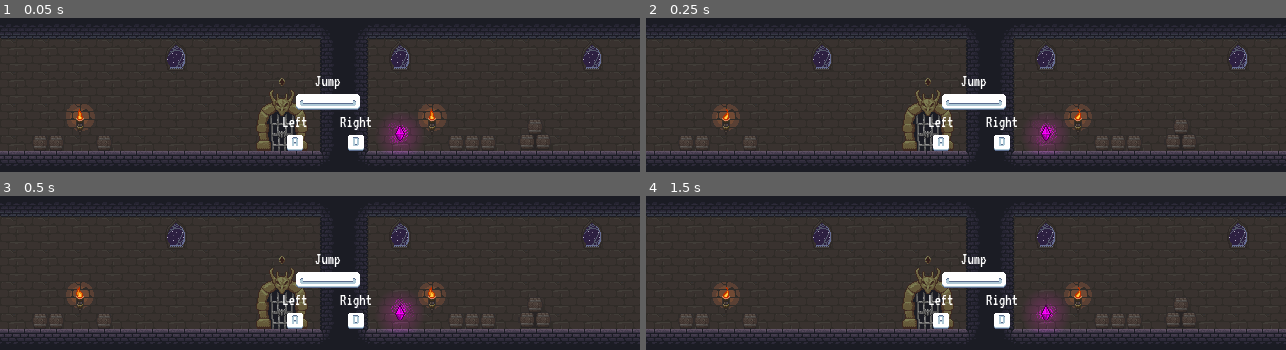
Above: before the commit, frames 1-4 (two rows, left to right).
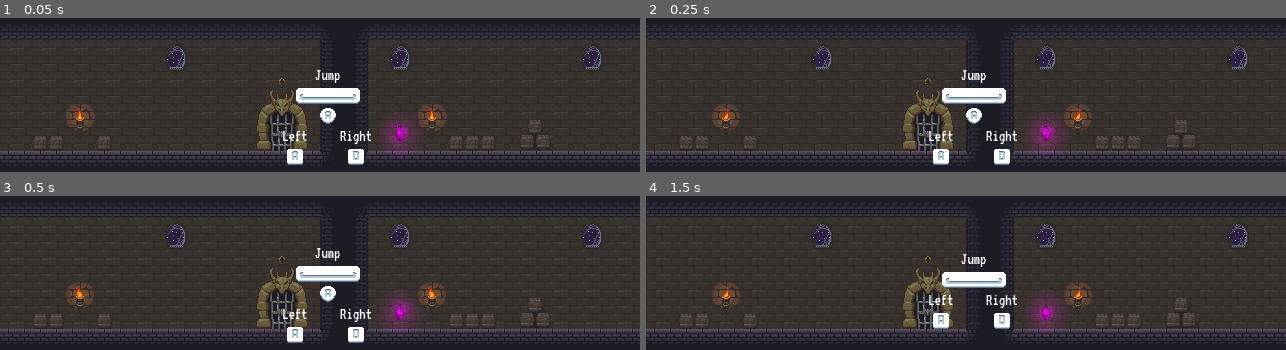
Above: after the commit, the same moments.

Repository: MatthewBL/Gates-and-Gems
Game: Godot game, scene res://scenes/levels/level_2.tscn
The game is run twice, just before and just after one commit, with the same random seed, the same clock (stepped at 60 frames per second) and the same inputs. This scene is started directly instead of the project's main scene.
Inputs:
- Up to frame 1 (0.05 s): no input
- Up to frame 2 (0.25 s): no input
- Up to frame 3 (0.5 s): no input
- Up to frame 4 (1.5 s): hold D (ui_right) from 0.53 s (still down); tap E (interact) at 0.6, 1.35 s; tap Space (ui_accept) at 0.77 s

The runs differ from the first frame. In frame 1, 2.9% of the frame differs, in the area x 44-58%, y 33-96%; in frame 2, 2.9%; in frame 3, 2.9%; in frame 4, nothing differs.

Commit message:
Center buttons

Diff:
--- a/scenes/how_to_play.tscn
+++ b/scenes/how_to_play.tscn
@@ -52,8 +52,8 @@
 
 [node name="GamepadTextureRect" type="TextureRect" parent="CanvasLayer/VBoxContainer/HBoxContainer/VBoxContainer" unique_id=2111287906]
 unique_name_in_owner = true
-visible = false
 layout_mode = 2
+size_flags_horizontal = 4
 texture = ExtResource("4_e0xnd")
 stretch_mode = 2
 
